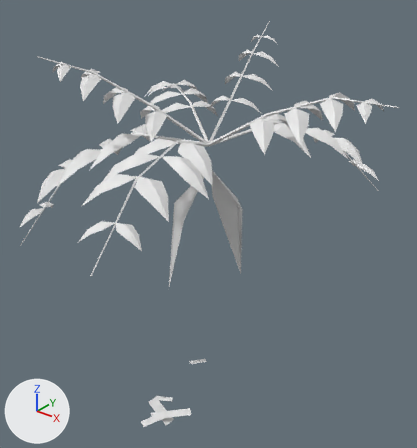
What one commit did to the OBJ model game/assets/models/plants/SM_Plant_TreeFernMature_Leaf_LOD2.obj.
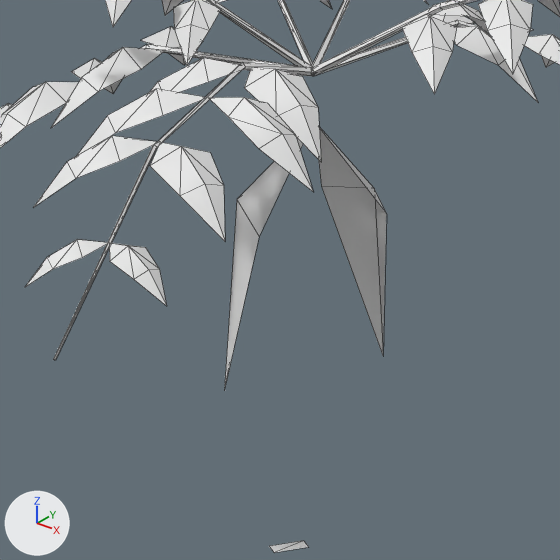
There are two pictures of each version: one whole from a 50 mm camera at (4.88, -6.12, 7.22) aimed at (-0.18, 0.21, 3.3), one close up on the part from 16% to 77% of the width and 25% to 82% of the height. Every picture has the same lights, and +X, +Y and +Z are marked at lower left. The older version's two pictures come first. The close-ups show mesh edges as thin lines. Where no turn or scale is listed for an object, it has been applied to the vertices. Vertices at exactly the same position are counted once.

Names of what the first close-up shows: 'SM_Plant_TreeFernMature_Leaf_LOD2'.
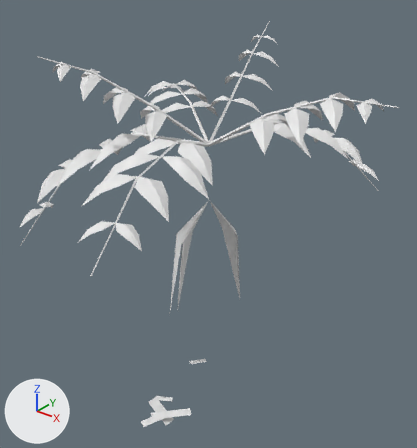
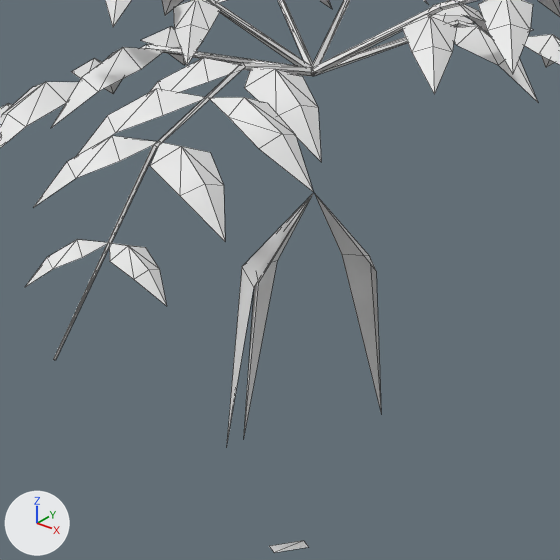
Where the change shows, as pixel boxes (x1, y1, x2, y2) in the close-ups (560 x 560 px):
part 1 of me_sm_plant_treefernmature_leaf_lod2, reshaped: before (224, 127, 387, 391); after (226, 193, 381, 448)

What changed in the scene script:
```text
Change me_sm_plant_treefernmature_leaf_lod2:
    used by ob_sm_plant_treefernmature_leaf_lod2; location = (0.0, 0.0, 0.0)
    verts and faces of me_sm_plant_treefernmature_leaf_lod2; kept vertices keep their numbers, new ones are numbered from 561
    before: 552 (0.0, 0.0, 4.34), 553 (-0.6, 0.14, 3.68), 554 (-0.53, -0.18, 3.69) at pixel (236, 199), 555 (-0.15, -0.4, 3.6) at pixel (259, 236), 556 (-0.67, -0.23, 2.11) at pixel (224, 390)
    before: 557 (0.46, 0.2, 3.73) at pixel (386, 213), 558 (0.18, 0.44, 3.76) at pixel (374, 188), 559 (-0.22, 0.36, 3.69) at pixel (321, 186), 560 (0.23, 0.54, 2.38) at pixel (383, 356)
    remove me_sm_plant_treefernmature_leaf_lod2.from_pydata(...)  # 561 vertices, 662 faces; spans x -3.2..2.46, y -2.95..2.78, z -0.05..6.17
    add me_sm_plant_treefernmature_leaf_lod2.from_pydata(...)  # 565 vertices, 666 faces; spans x -3.2..2.46, y -2.95..2.78, z -0.05..6.17
    me_sm_plant_treefernmature_leaf_lod2 part 1
    add for i in [552, 556, 560]: verts[i] += (0.0, 0.0, -0.51)
    add verts[553] = (-0.55, 0.0, 3.17)  # moved
    add verts[554] = (-0.51, -0.18, 3.18)  # moved, pixel (241, 266)
    add verts[555] = (-0.3, -0.29, 3.13)  # moved, pixel (253, 287)
    add verts[557] = (0.33, 0.29, 3.23)  # moved, pixel (376, 271)
    add verts[558] = (0.18, 0.42, 3.24)  # moved, pixel (369, 256)
    add verts[559] = (-0.05, 0.38, 3.21)  # moved, pixel (341, 254)
    add verts[561] = (-0.37, 0.04, 3.18)  # pixel (277, 260)
    add verts[562] = (-0.38, -0.18, 3.21)
    add verts[563] = (-0.23, -0.32, 3.19)  # pixel (258, 283)
    add verts[564] = (-0.49, -0.23, 1.74)
    add faces += [(552, 561, 562), (552, 562, 563), (561, 564, 562), (562, 564, 563)]
```
